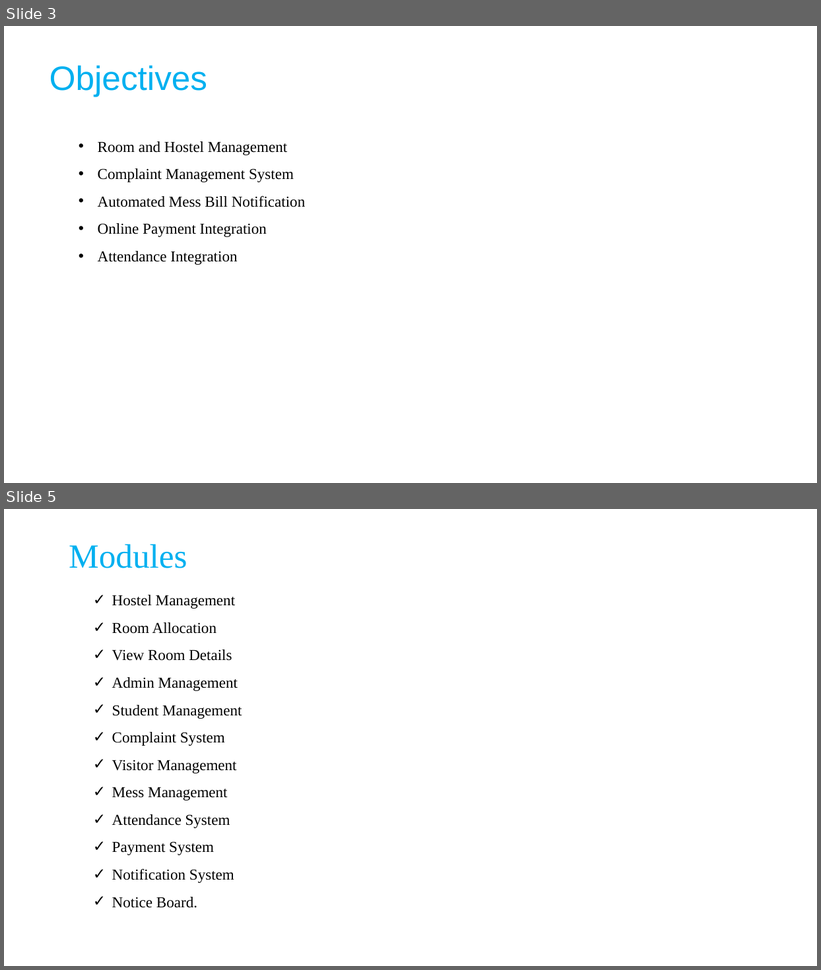
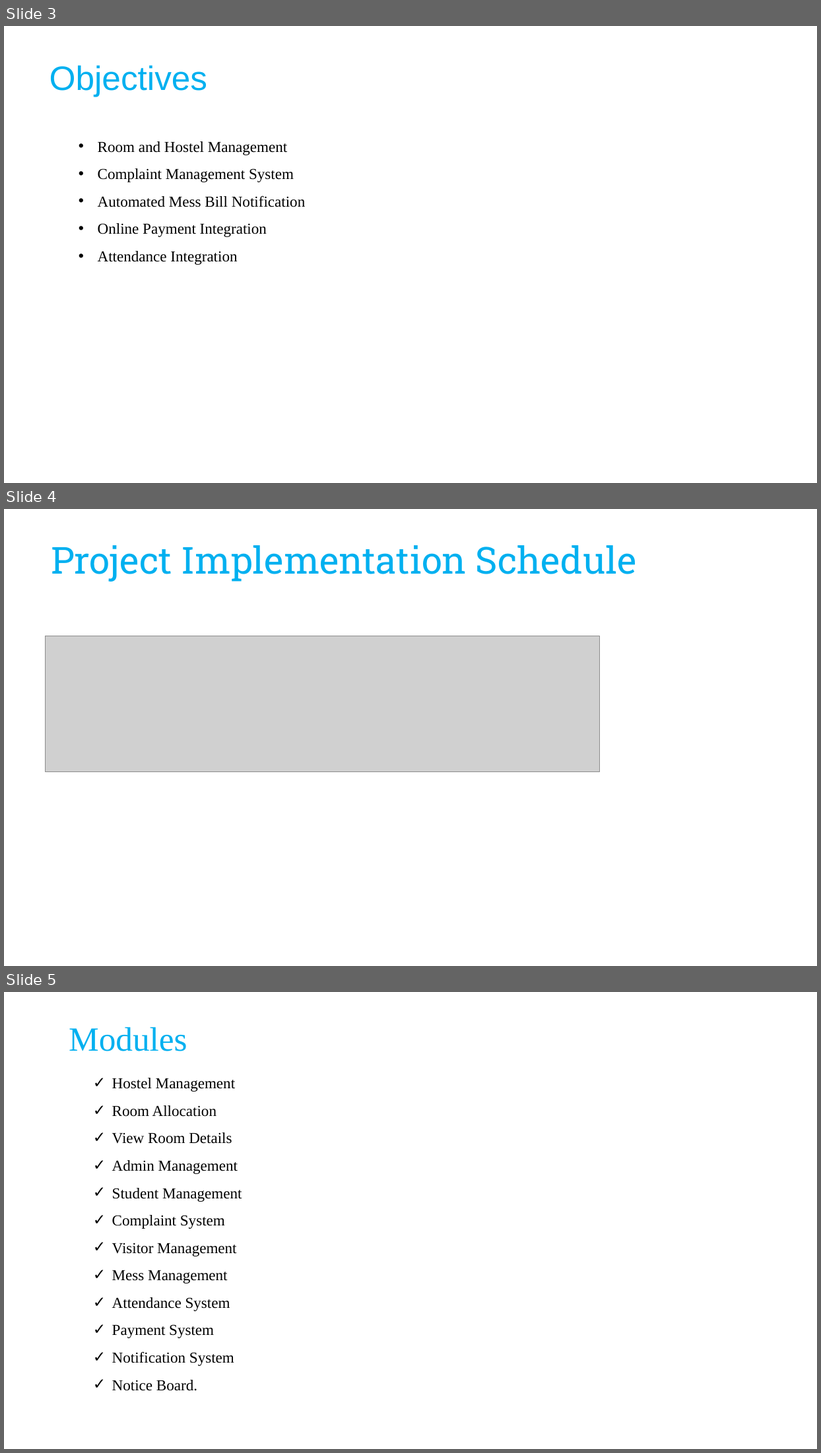
Before and after one commit to engrmumtazali0112/SmartHostelManagmentSystem_FYP, a slide deck: Thesis/3rdProgress.pptx. Shown one above the other, each under a label of ours: slides 3 and 5 before the commit, slides 3, 4 and 5 after it; the slides between them are not shown. The pictures are 821x970 and 821x1453 pixels, drawn with LibreOffice and Linux fonts; fonts in the diff are those of the drawing; grey boxes stand for pictures; background and template pictures are left out. Boxes give left, top, right and bottom in pixels: in the first picture for what was removed or moved away, otherwise in the second. Text is boxed around its words. In the diff, an @@ line names an element or a change of style, - is before the commit and + after.

Commit message:
Update 3rd progress presentation

```diff
--- a/Thesis/3rdProgress.pptx
+++ b/Thesis/3rdProgress.pptx
@@ slide 4 added at [4,509,817,966], background #FFFFFF; not listed: 1 template element that a slide beside it also shows @@
@@ text added at [51,545,637,582], 44 pt, text #00B0F0 @@
+Project Implementation Schedule
@@ picture added at [45,636,599,772] @@
```
Also in this commit, not shown: 1 slide removed.
